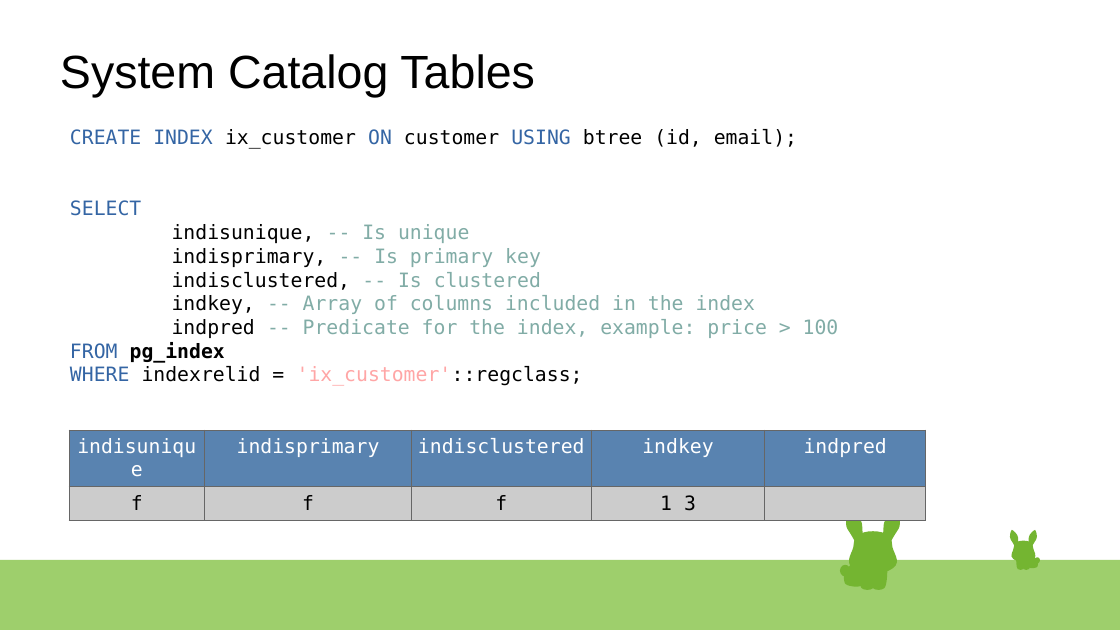
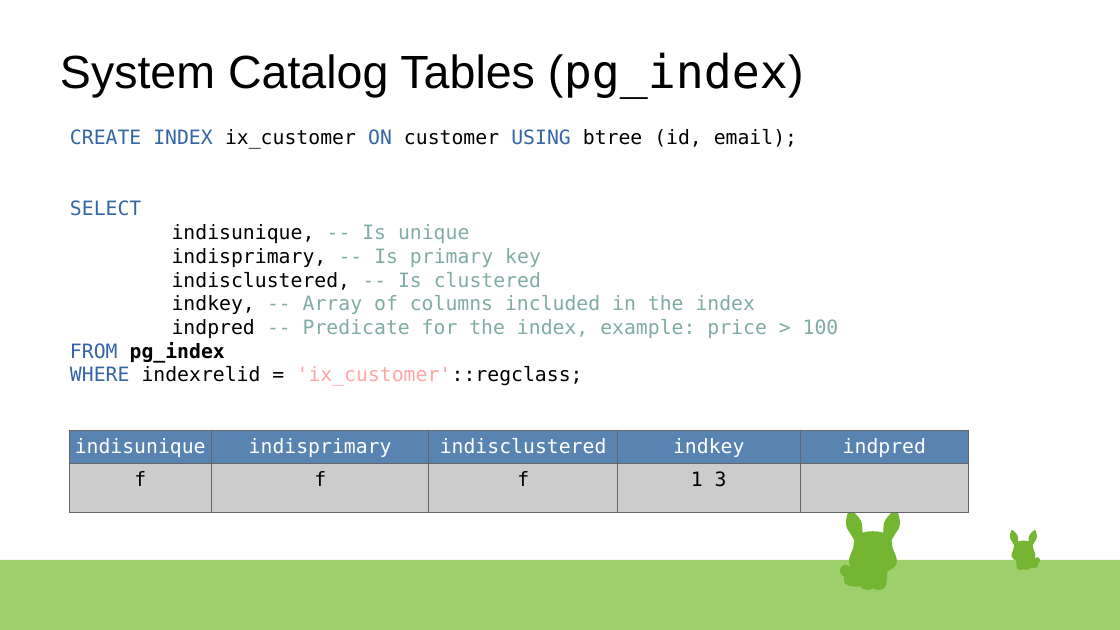
Before and after one commit to rsibanez89/postgres-indexing, a slide deck: slide 8 of Presentation.odp (slide 7 before the commit). Drawn at 1120x630 pixels with LibreOffice and Linux fonts; fonts in the diff are those of the drawing. Boxes give left, top, right and bottom in pixels: in the first picture for what was removed or moved away, otherwise in the second. Text is boxed around its words. In the diff, an @@ line names an element or a change of style, - is before the commit and + after.

```diff
--- a/Presentation.odp
+++ b/Presentation.odp
@@ text at bbox=[60, 52, 804, 97]: text changed @@
-System Catalog Tables
+System Catalog Tables (pg_index)
@@ table: place and size @@
-table at bbox=[69, 430, 927, 515]
+table at bbox=[69, 430, 969, 496]
```
Also in this commit, not shown: 12 other slides changed, 5 slides added.
